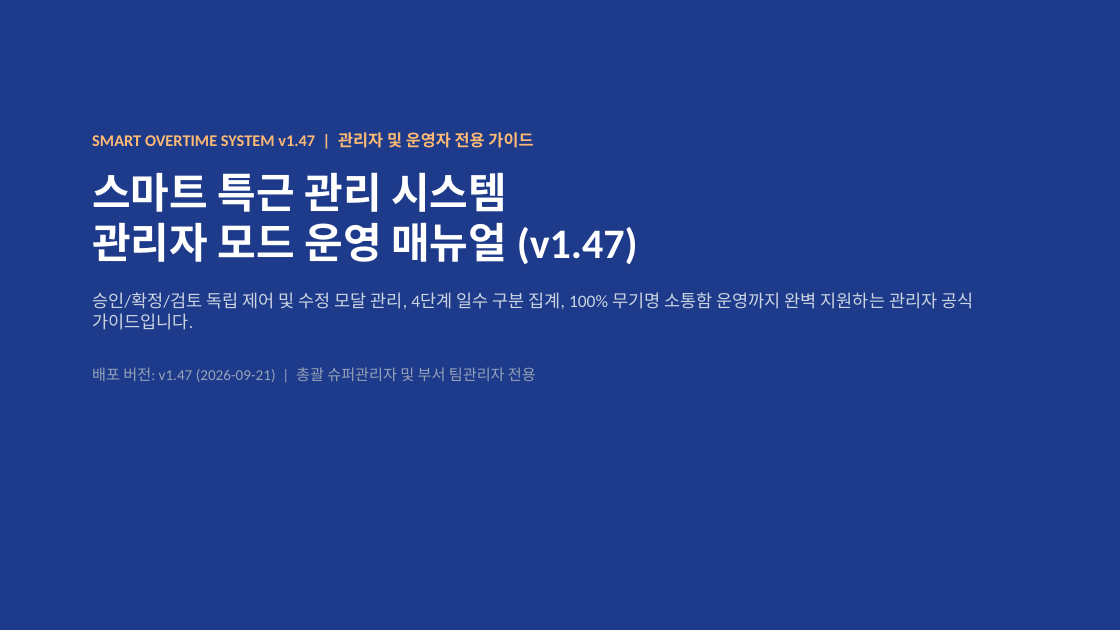
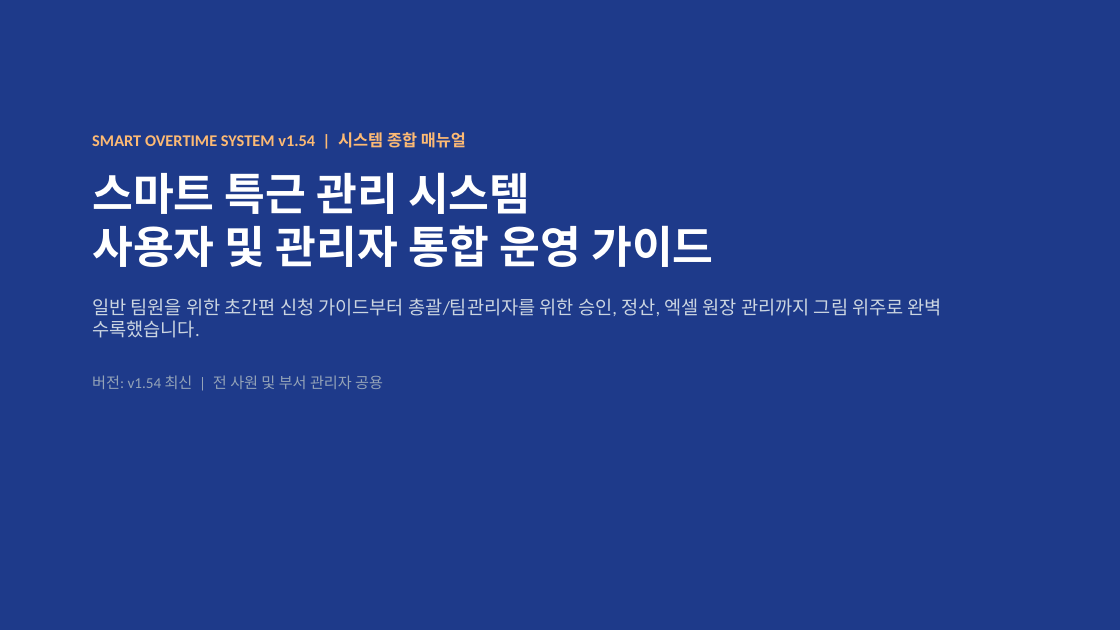
Before and after one commit to rorma34-lab/team-overtime-manager, a slide deck: slide 1 of Overtime_System_Manual.pptx. Drawn at 1120x630 pixels with LibreOffice and Linux fonts; fonts in the diff are those of the drawing. Boxes give left, top, right and bottom in pixels: in the first picture for what was removed or moved away, otherwise in the second. Text is boxed around its words. In the diff, an @@ line names an element or a change of style, - is before the commit and + after.

```diff
--- a/Overtime_System_Manual.pptx
+++ b/Overtime_System_Manual.pptx
@@ text at [92,132,942,389]: text changed; size 15 to 16 pt @@
-SMART OVERTIME SYSTEM v1.47 | 관리자 및 운영자 전용 가이드
-스마트 특근 관리 시스템
-관리자 모드 운영 매뉴얼 (v1.47)
-승인/확정/검토 독립 제어 및 수정 모달 관리, 4단계 일수 구분 집계, 100% 무기명 소통함 운영까지 완벽 지원하는 관리자 공식 가이드입니다.
-배포 버전: v1.47 (2026-09-21) | 총괄 슈퍼관리자 및 부서 팀관리자 전용
+SMART OVERTIME SYSTEM v1.54 | 시스템 종합 매뉴얼
+스마트 특근 관리 시스템
+사용자 및 관리자 통합 운영 가이드
+일반 팀원을 위한 초간편 신청 가이드부터 총괄/팀관리자를 위한 승인, 정산, 엑셀 원장 관리까지 그림 위주로 완벽 수록했습니다.
+버전: v1.54 최신 | 전 사원 및 부서 관리자 공용
```
Also in this commit, not shown: 4 other slides changed, 9 slides added, 9 slides removed, 6 other files.
